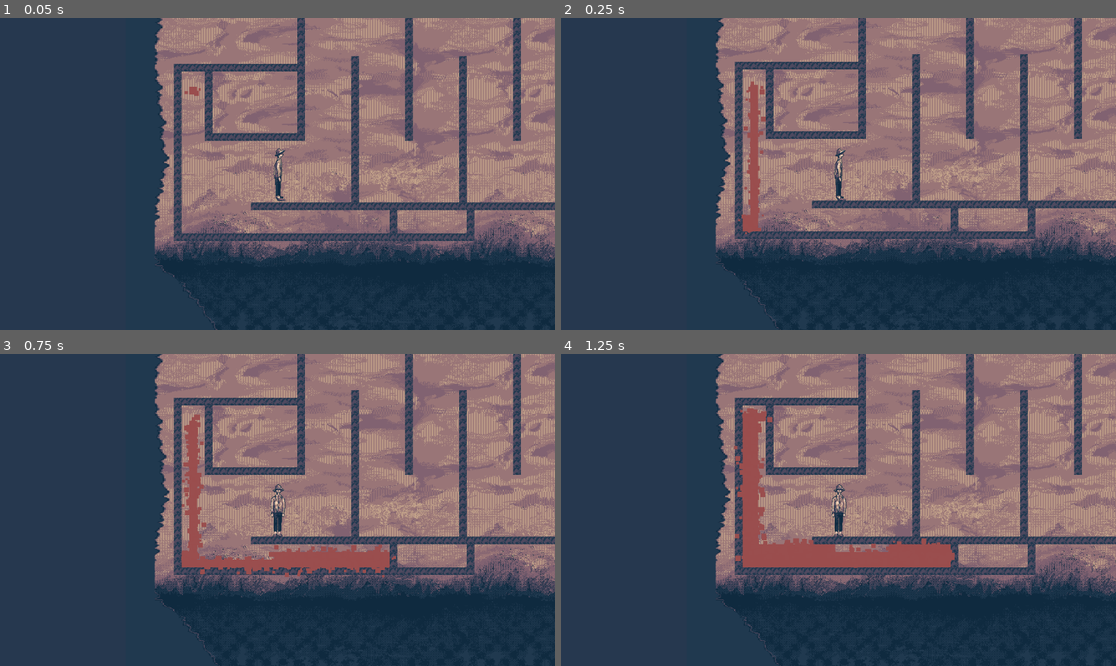
Above: before the commit, frames 1-4 (two rows, left to right).
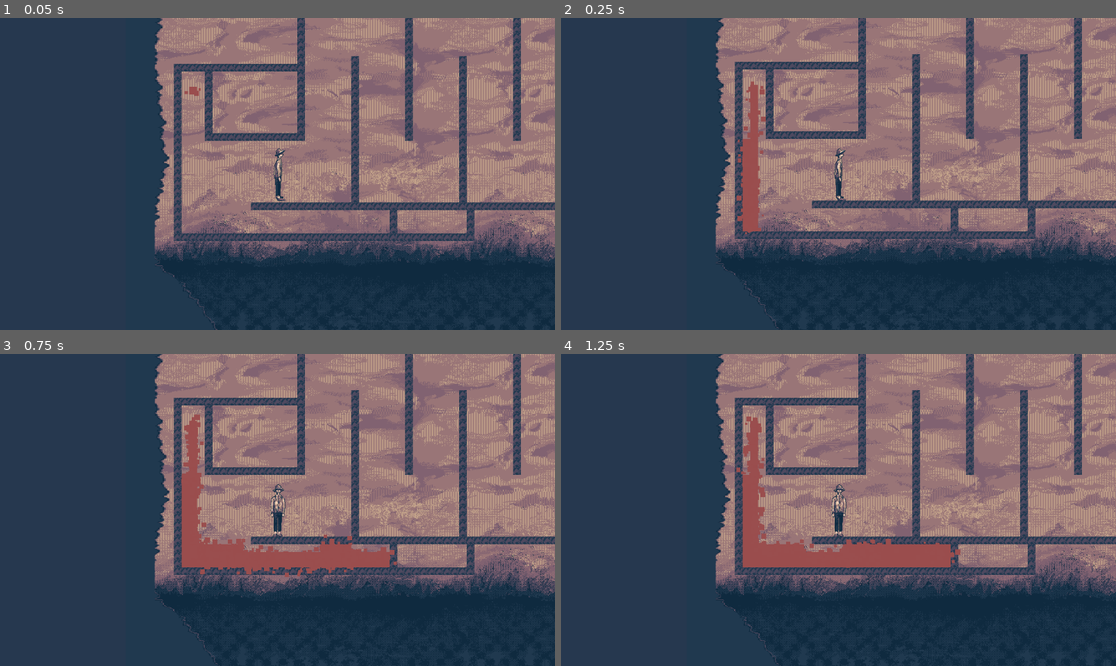
Above: after the commit, the same moments.

Repository: hellomynameisren/ludumdare
Game: Godot game, scene res://liquid/levels/race_climb.tscn
Two runs of this game, one before a commit and one after it. Both use one fixed random seed, a clock stepped at 60 frames per second and the inputs below. This scene is started directly instead of the project's main scene.
Inputs:
- Up to frame 1 (0.05 s): no input
- Up to frame 2 (0.25 s): no input
- Up to frame 3 (0.75 s): no input
- Up to frame 4 (1.25 s): no input

Frame 1 is identical in both runs. In frame 2, 0.4% of the frame differs, in the area x 31-35%, y 38-66%; in frame 3, 1.2%, in the area x 32-72%, y 38-72%; in frame 4, 0.9%.

Commit message:
cherry pick: player stays in same direction if possible

Diff:
--- a/liquid/levels/race_climb.tscn
+++ b/liquid/levels/race_climb.tscn
@@ -42,3 +42,4 @@
 position = Vector2(921, 248)
 
 [node name="LavaSpawner" parent="." instance=ExtResource("5_ckdce")]
+number_to_spawn = 30
--- a/liquid/player.gd
+++ b/liquid/player.gd
@@ -55,7 +55,11 @@
 		else:
 			animation_tree["parameters/conditions/is_idle"] = false
 			animation_tree["parameters/conditions/is_running"] = true
-	$Sprite2D.flip_h = velocity.x < 0
+	if not level_ended():
+		if velocity.x < 0:
+			$Sprite2D.flip_h = true
+		elif velocity.x > 0:
+			$Sprite2D.flip_h = false
 
 
 func level_ended():
